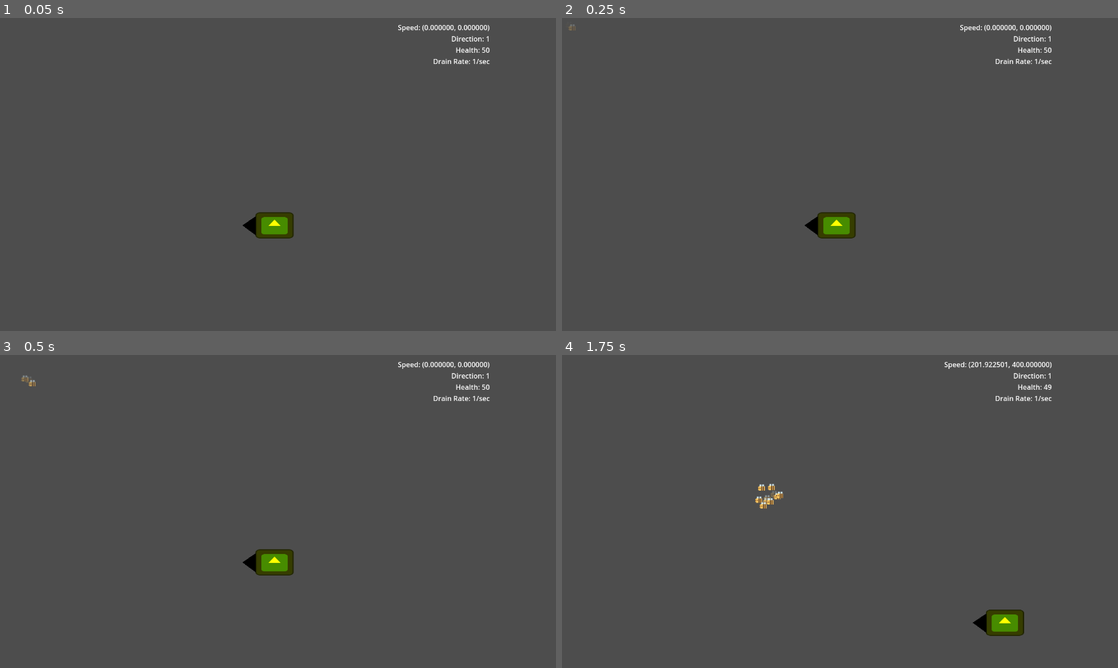
Above: before the commit, frames 1-4 (two rows, left to right).
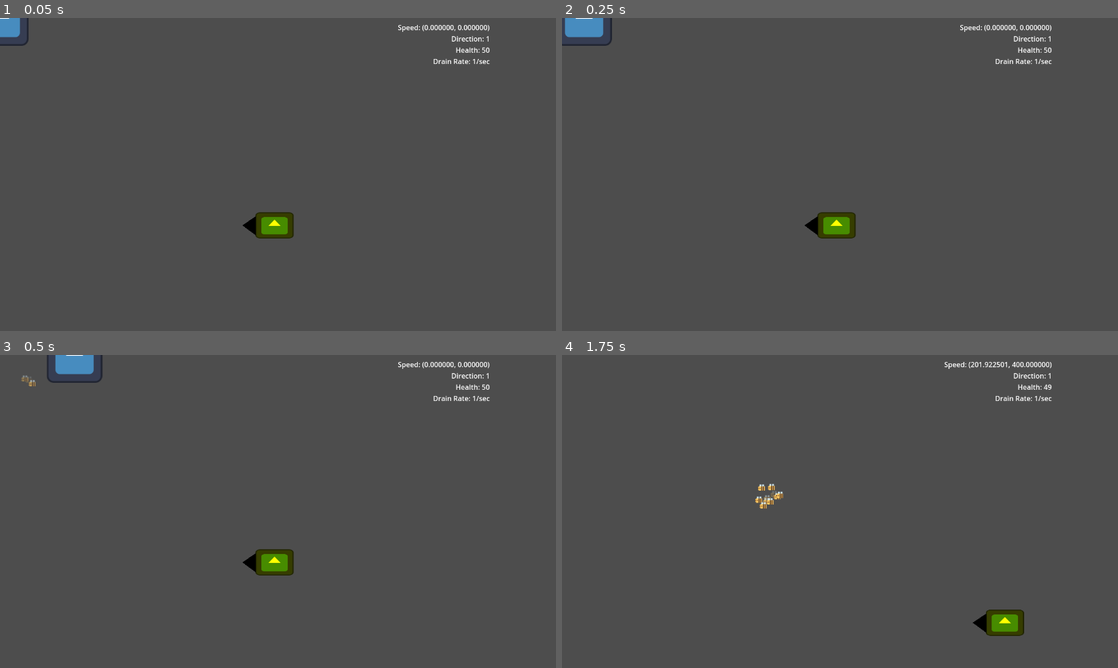
Above: after the commit, the same moments.

Repository: pkflunr/SGDA-EGD-Game-Jam-2023
Game: Godot game, scene res://Scenes/Enemy/tester.tscn
Two runs of this game, one before a commit and one after it. Both use one fixed random seed, a clock stepped at 60 frames per second and the inputs below. This scene is started directly instead of the project's main scene. The engine's default icon, where the game draws it, is replaced by a stand-in: a white triangle on a blue panel in a dark square.
Inputs:
- Up to frame 1 (0.05 s): no input
- Up to frame 2 (0.25 s): no input
- Up to frame 3 (0.5 s): no input
- Up to frame 4 (1.75 s): hold Right (player_right) 0.53-1.28 s; hold X (player_shoot) 0.53-1.28 s; hold Down (player_down) from 1.28 s (still down); tap X (player_shoot) at 1.35 s

The runs differ from the first frame. In frame 1, 0.3% of the frame differs, in the area x 0-6%, y 0-9%; in frame 2, 0.5%; in frame 3, 0.5%, in the area x 8-19%, y 0-9%; in frame 4, nothing differs.

Commit message:
uh

Diff:
--- /dev/null
+++ b/Scenes/Enemy/shooterEnemy.gd
@@ -0,0 +1,104 @@
+extends Area2D
+
+@export var health = 100
+@export var hover_distance = 300
+@export var player : Node2D
+@export var speed_limit : int = 50
+@export var speed_multiplier : float = 0.5
+@export var attack_power : int = 10
+
+enum ShooterEnemyStates {
+	HOVER,
+	ATTACK,
+	DYING,
+	VULNERABLE,
+	DEATH
+}
+
+var velocity : Vector2
+var curr_state : ShooterEnemyStates
+var rng = RandomNumberGenerator.new()
+
+var hover_band_tolerance = 50
+var hover_y_band_tolerance = 2
+var picked_point : Vector2
+var point_range = 25
+
+# Called when the node enters the scene tree for the first time.
+func _ready():
+	velocity = Vector2.ZERO
+	if player == null:
+		print("bruh the shooter enemy doesn't have a player skull emoji")
+		player = self
+	curr_state = ShooterEnemyStates.HOVER
+
+# Called every frame. 'delta' is the elapsed time since the previous frame.
+func _process(delta):
+	move(delta)
+
+#	if (cos(rotation) < 0) :
+#		$Icon.set_flip_h(true)
+#	else:
+#		$Icon.set_flip_h(false)
+# idk why but this isn't working rn, isn't flipping the image
+
+	match curr_state:
+		ShooterEnemyStates.HOVER:
+			hover(delta)
+		ShooterEnemyStates.ATTACK:
+			attack(delta)
+		ShooterEnemyStates.DYING:
+			pass
+		ShooterEnemyStates.VULNERABLE:
+			pass
+		ShooterEnemyStates.DEATH:
+			self.queue_free()
+
+# does not work rn for some reason
+func hover(delta):
+	if abs(position.x - player.position.x - hover_distance) < hover_band_tolerance || abs(position.x - player.position.x + hover_distance) < hover_band_tolerance :
+		if ($PickPoint.is_stopped()) :
+			$PickPoint.start()
+			var topLim = -point_range if position.y > player.position.y - hover_y_band_tolerance else 0
+			var botLim = point_range if position.y < player.position.y + hover_y_band_tolerance else 0
+			picked_point = Vector2(position.x + rng.randi_range(-point_range, point_range), position.y + rng.randi_range(topLim, botLim))
+		accelerate_in_dir(position - picked_point, delta)
+	elif (position.x > player.position.x and position.x < player.position.x + hover_distance) or position.x < player.position.x - hover_distance:
+		accelerate_in_dir(Vector2.RIGHT * 75, delta)
+	else:
+		accelerate_in_dir(Vector2.LEFT * 75, delta)
+	slow_down(0.05, delta)
+
+func attack(delta):
+	pass
+
+func cooldown(delta):
+	pass
+
+func rotate_toward(delta, speed = 1, pos : Vector2 = player.position, isDir : bool = false) :
+	# wow I hate how I wrote this, if isDir is true, then pos is taken as a direction vector instead of a position to turn toward
+	var angle
+	if isDir :
+		angle = -pos.angle_to( Vector2.from_angle(rotation) )
+	else :
+		angle = -(position - pos).angle_to( Vector2.from_angle(rotation) )
+
+	rotate((angle if abs(angle) < PI else angle + (2 * PI * -sign(angle))) * delta * speed)
+
+func accelerate_in_dir(dir : Vector2, delta, limit : float = speed_limit):
+	velocity += (dir * delta)
+	velocity = velocity.limit_length(limit)
+
+func move(delta):
+	position += velocity * speed_multiplier
+
+func slow_down(friction : float, delta : float) -> void:
+	velocity *= pow(friction, delta)
+
+func _on_body_entered(body):
+	if body == player :
+		#idk what to do in the situation
+		# TODO Damage the player
+		# TODO Damage the player but less
+		# TODO detect getting damaged by player
+		pass
--- a/Scenes/Enemy/shooterEnemy.tscn
+++ b/Scenes/Enemy/shooterEnemy.tscn
@@ -1,13 +1,13 @@
 [gd_scene load_steps=4 format=3 uid="uid://cymylfhdyoiuh"]
 
-[ext_resource type="Script" path="res://Scenes/Enemy/stingerEnemy.gd" id="1_mq4go"]
+[ext_resource type="Script" path="res://Scenes/Enemy/shooterEnemy.gd" id="1_qqx58"]
 [ext_resource type="Texture2D" uid="uid://cwjcqt5okg18t" path="res://Sprites/icon.svg" id="2_dv2yt"]
 
 [sub_resource type="CircleShape2D" id="CircleShape2D_woftc"]
 radius = 64.0
 
-[node name="stingerEnemyArea" type="Area2D"]
-script = ExtResource("1_mq4go")
+[node name="shooterEnemyArea" type="Area2D"]
+script = ExtResource("1_qqx58")
 
 [node name="CollisionShape2D" type="CollisionShape2D" parent="."]
 shape = SubResource("CircleShape2D_woftc")
@@ -15,21 +15,4 @@
 [node name="Icon" type="Sprite2D" parent="."]
 texture = ExtResource("2_dv2yt")
 
-[node name="AnimationPlayer" type="AnimationPlayer" parent="."]
-
-[node name="StingTargettedWait" type="Timer" parent="."]
-wait_time = 3.0
-
-[node name="StingCharge" type="Timer" parent="."]
-
-[node name="StingDuration" type="Timer" parent="."]
-wait_time = 0.5
-
-[node name="StingCooldown" type="Timer" parent="."]
-wait_time = 4.0
-
 [connection signal="body_entered" from="." to="." method="_on_body_entered"]
-[connection signal="timeout" from="StingTargettedWait" to="." method="_on_sting_targetted_wait_timeout"]
-[connection signal="timeout" from="StingCharge" to="." method="_on_sting_charge_timeout"]
-[connection signal="timeout" from="StingDuration" to="." method="_on_sting_duration_timeout"]
-[connection signal="timeout" from="StingCooldown" to="." method="_on_sting_cooldown_timeout"]
--- a/Scenes/Enemy/tester.tscn
+++ b/Scenes/Enemy/tester.tscn
@@ -1,7 +1,8 @@
-[gd_scene load_steps=3 format=3 uid="uid://cgdy7gddro64t"]
+[gd_scene load_steps=4 format=3 uid="uid://cgdy7gddro64t"]
 
-[ext_resource type="PackedScene" path="res://Scenes/Enemy/enemy_bee_ball.tscn" id="2_r350b"]
+[ext_resource type="PackedScene" uid="uid://bgya75270swv3" path="res://Scenes/Enemy/enemy_bee_ball.tscn" id="2_r350b"]
 [ext_resource type="PackedScene" uid="uid://coj4n8nbphcla" path="res://Scenes/Player/player.tscn" id="2_y8iuh"]
+[ext_resource type="PackedScene" uid="uid://cymylfhdyoiuh" path="res://Scenes/Enemy/shooterEnemy.tscn" id="3_fwcdn"]
 
 [node name="tester" type="Node2D"]
 
@@ -10,3 +11,9 @@
 
 [node name="Player" parent="." instance=ExtResource("2_y8iuh")]
 position = Vector2(632, 477)
+
+[node name="shooterEnemyArea" parent="." node_paths=PackedStringArray("player") instance=ExtResource("3_fwcdn")]
+player = NodePath("../Player")
+
+[node name="PickPoint" type="Timer" parent="shooterEnemyArea"]
+wait_time = 0.2
Not shown: 1 places in Scenes/Enemy/enemy_bee_ball.tscn that only renumber resources
